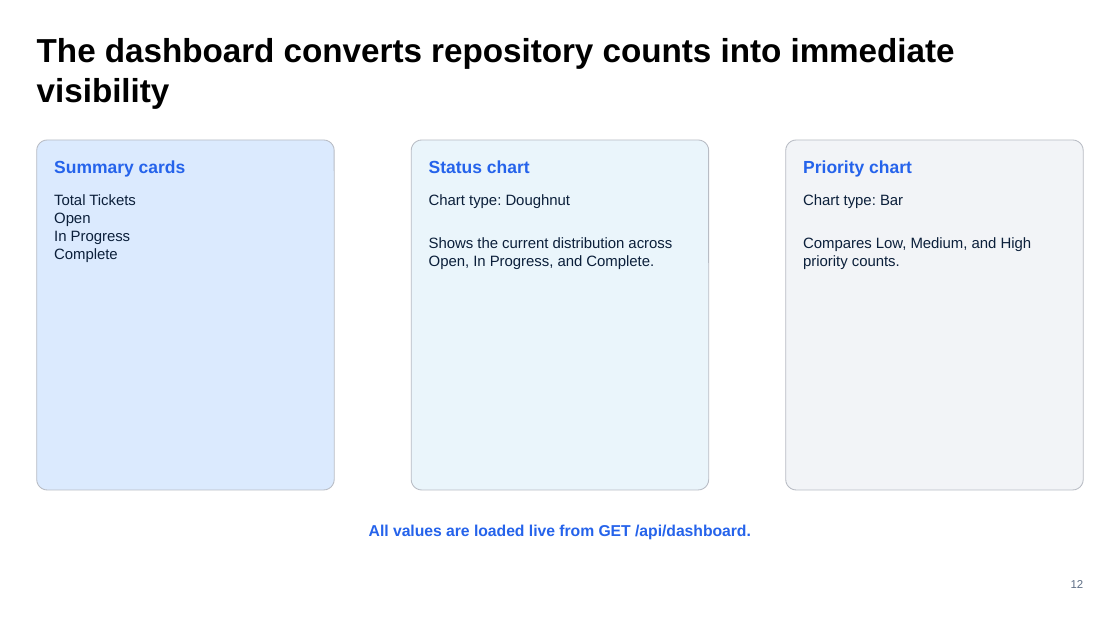
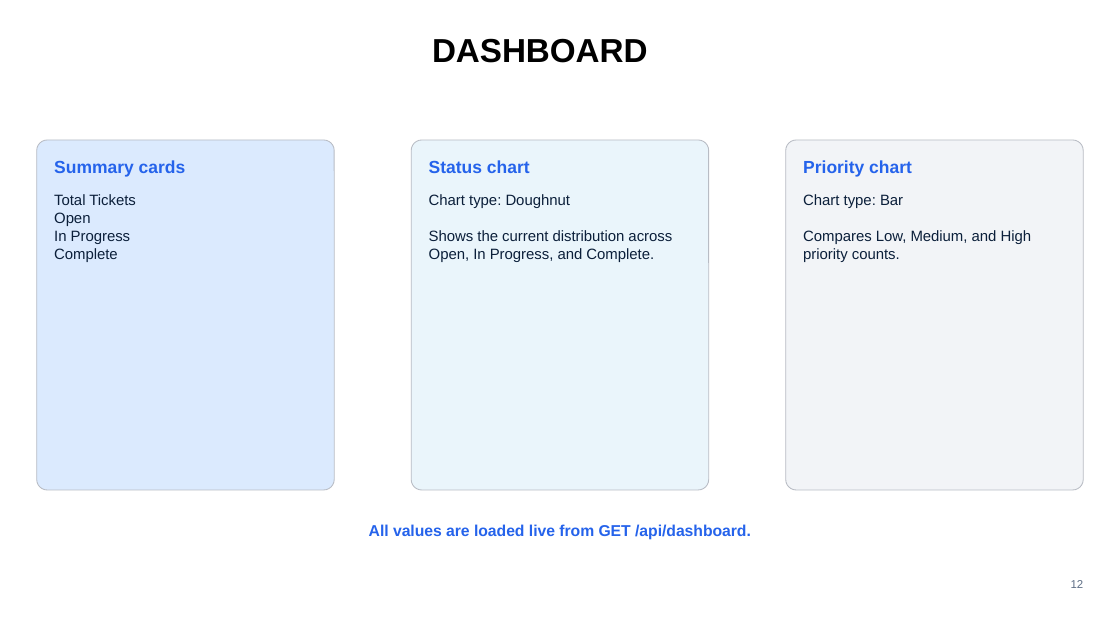
Before and after one commit to aayamneupane/MiniTaskManagement-System, a slide deck: slide 13 of documentation/Mini-Task-Management-System-Presentation.pptx (slide 12 before the commit). Drawn at 1120x630 pixels with LibreOffice and Linux fonts; fonts in the diff are those of the drawing. Boxes give left, top, right and bottom in pixels: in the first picture for what was removed or moved away, otherwise in the second. Text is boxed around its words. In the diff, an @@ line names an element or a change of style, - is before the commit and + after.

```diff
--- a/documentation/Mini-Task-Management-System-Presentation.pptx
+++ b/documentation/Mini-Task-Management-System-Presentation.pptx
@@ text at (432,38,648,63): text changed @@
-The dashboard converts repository counts into immediate visibility
+DASHBOARD
@@ text "Chart type: Doughnut" rewrapped from (429,194,672,269) to (429,194,672,262) @@
@@ text "Chart type: Bar" rewrapped from (803,194,1032,269) to (803,194,1032,262) @@
```
Also in this commit, not shown: 11 other slides changed, 1 slide added.
